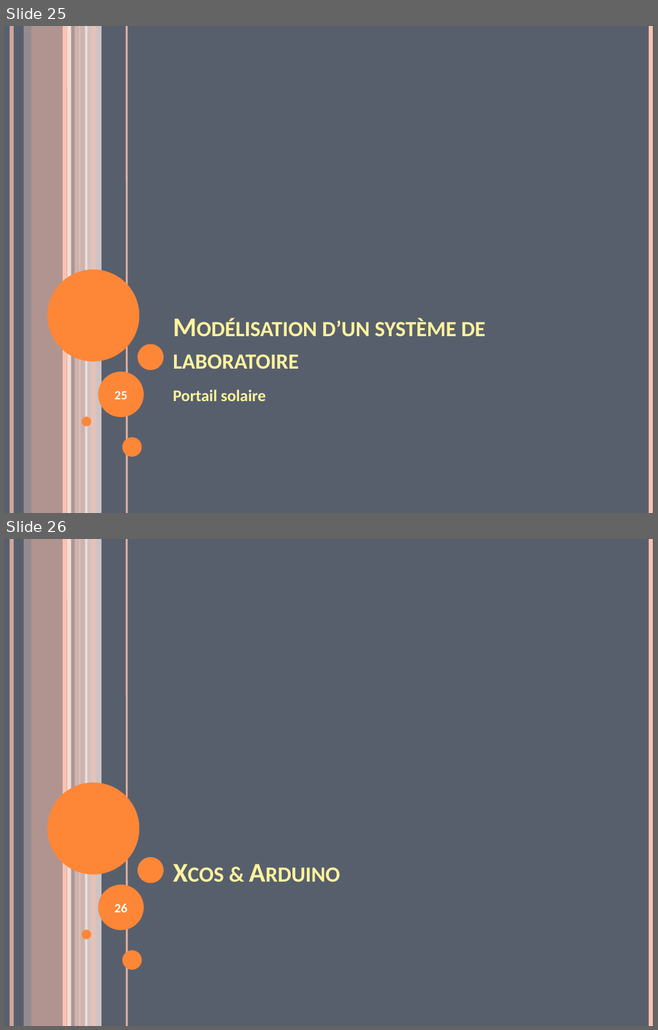
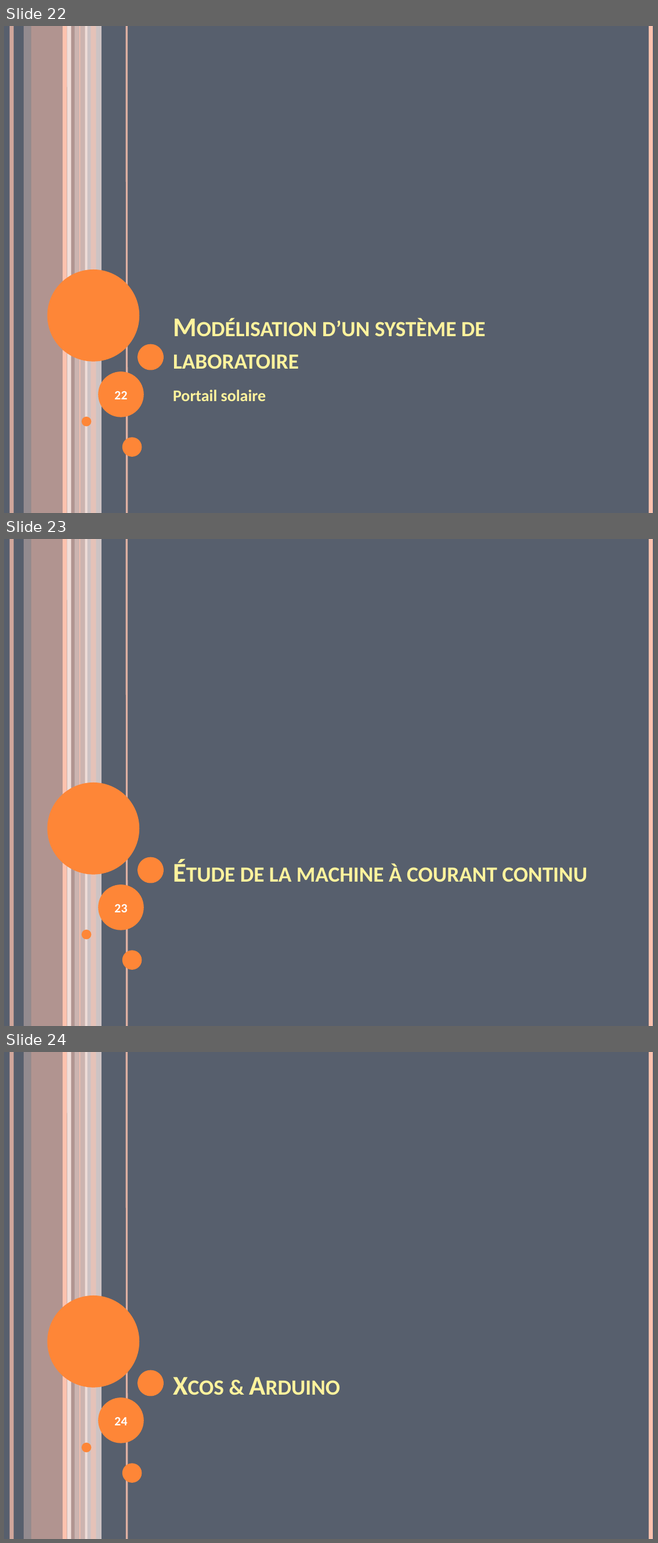
Before and after one commit to xpessoles/Formations, a slide deck: ModelisationMultiphysique/ModelisationMultiphysique.pptx. Shown one above the other, each under a label of ours: slides 25 and 26 before the commit, slides 22, 23 and 24 after it. The pictures are 658x1030 and 658x1543 pixels, drawn with LibreOffice and Linux fonts; fonts in the diff are those of the drawing. Boxes give left, top, right and bottom in pixels: in the first picture for what was removed or moved away, otherwise in the second. Text is boxed around its words. In the diff, an @@ line names an element or a change of style, - is before the commit and + after.

```diff
--- a/ModelisationMultiphysique/ModelisationMultiphysique.pptx
+++ b/ModelisationMultiphysique/ModelisationMultiphysique.pptx
@@ slide 23 added at (4,539,654,1026), background #575F6D; not listed: 16 template elements that a slide beside it also shows @@
@@ title added at (240,864,587,882), 30 pt, text #FFF39D, bold, small capitals @@
+Étude de la machine à courant continu
@@ page number added at (114,904,127,913), 14 pt, text #FFFFFF, bold @@
+23
@@ what was slide 25 is now slide 22 @@
@@ page number at (114,391,127,400): text changed @@
-25
+22
@@ what was slide 26 is now slide 24 @@
@@ page number at (114,1417,127,1426): text changed @@
-26
+24
```
Also in this commit, not shown: 5 slides changed, 5 slides removed, 5 other files.
